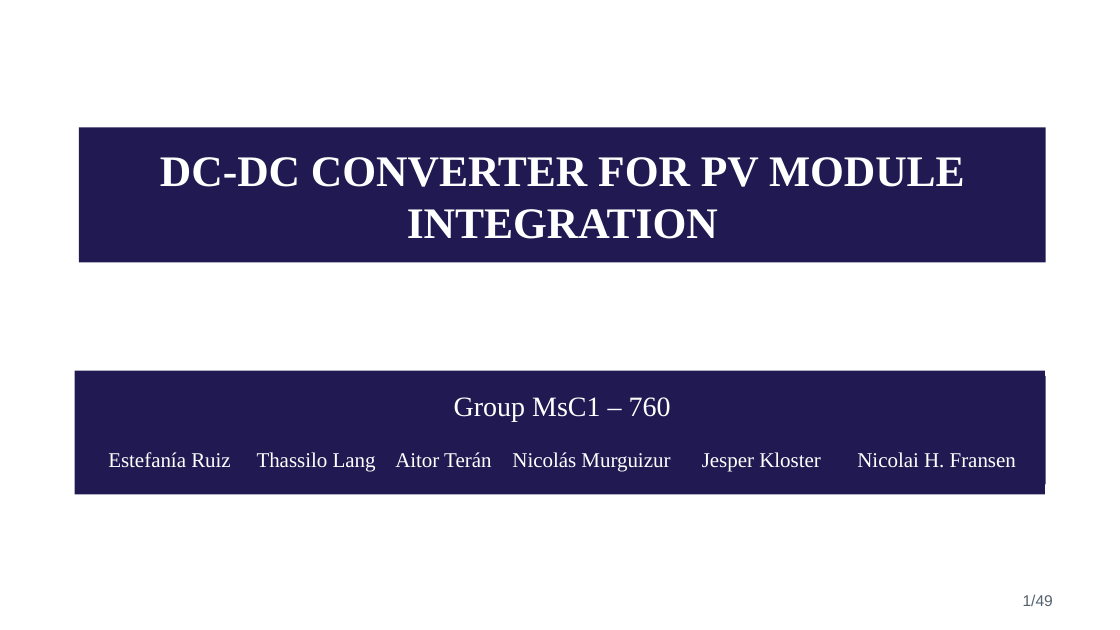
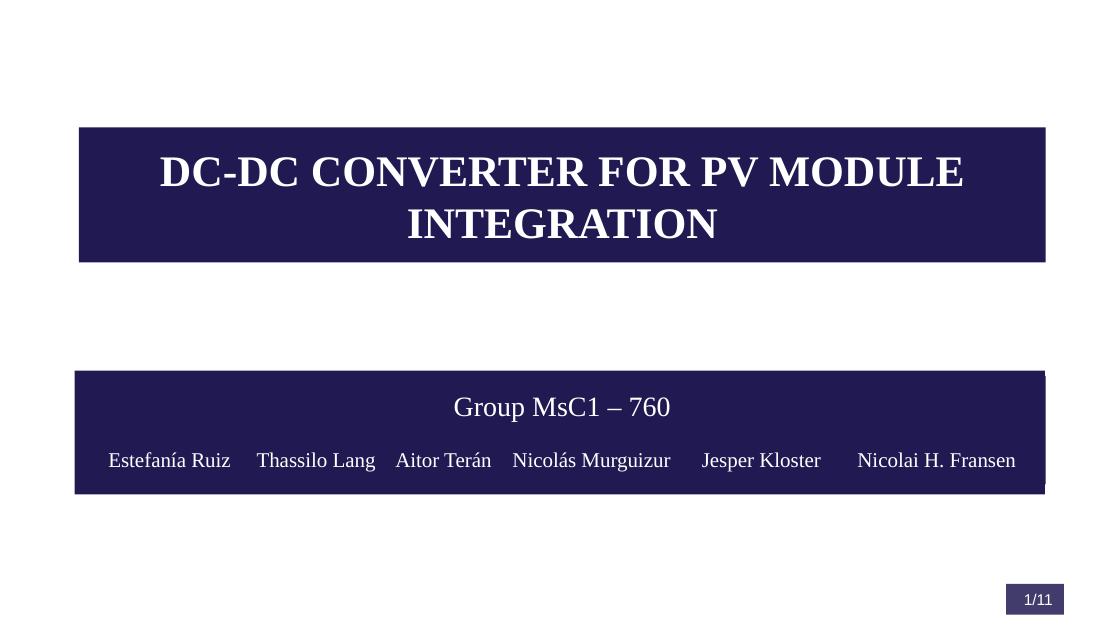
Before and after one commit to NicolaiFransen/Semester-Project-PED1, a slide deck: slide 1 of Reports/Presentation_P0_11_10.pptx. Drawn at 1120x630 pixels with LibreOffice and Linux fonts; fonts in the diff are those of the drawing; background and template pictures are left out. Boxes give left, top, right and bottom in pixels: in the first picture for what was removed or moved away, otherwise in the second. Text is boxed around its words. In the diff, an @@ line names an element or a change of style, - is before the commit and + after.

```diff
--- a/Reports/Presentation_P0_11_10.pptx
+++ b/Reports/Presentation_P0_11_10.pptx
@@ page number: place and size @@
-page number at [1023, 594, 1053, 606]
+page number at [1006, 584, 1064, 614]
@@ page number at [1006, 584, 1064, 614]: fill none to #423C6C @@
@@ page number at [1024, 594, 1053, 605]: text changed; text colour #54616E to #FFFFFF @@
-1/49
+1/11
```
Also in this commit, not shown: 7 other slides changed, 1 slide added.
